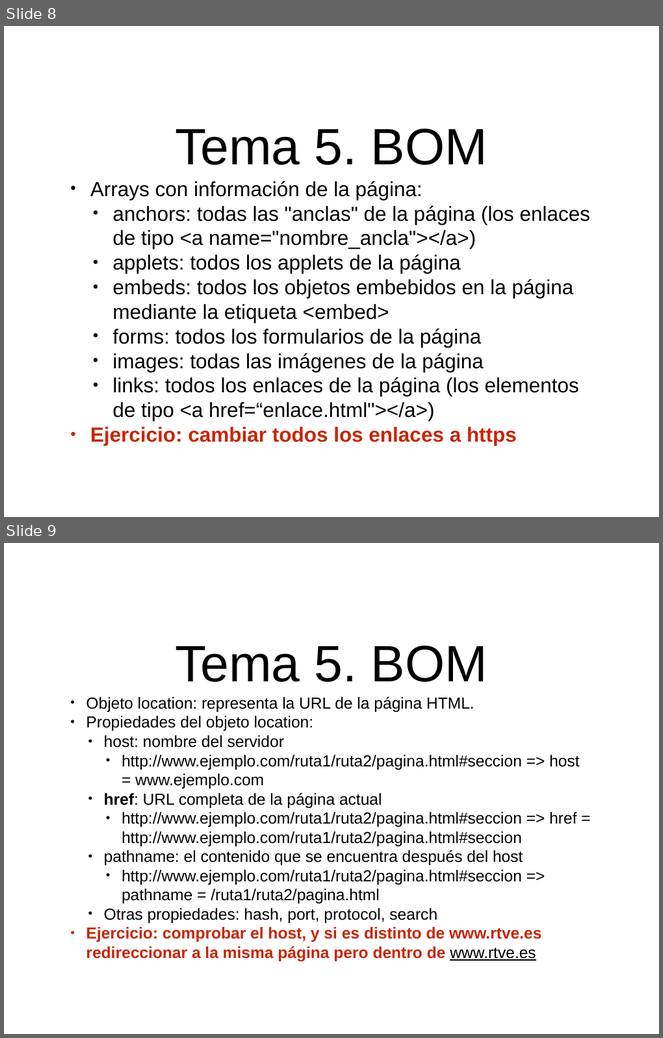
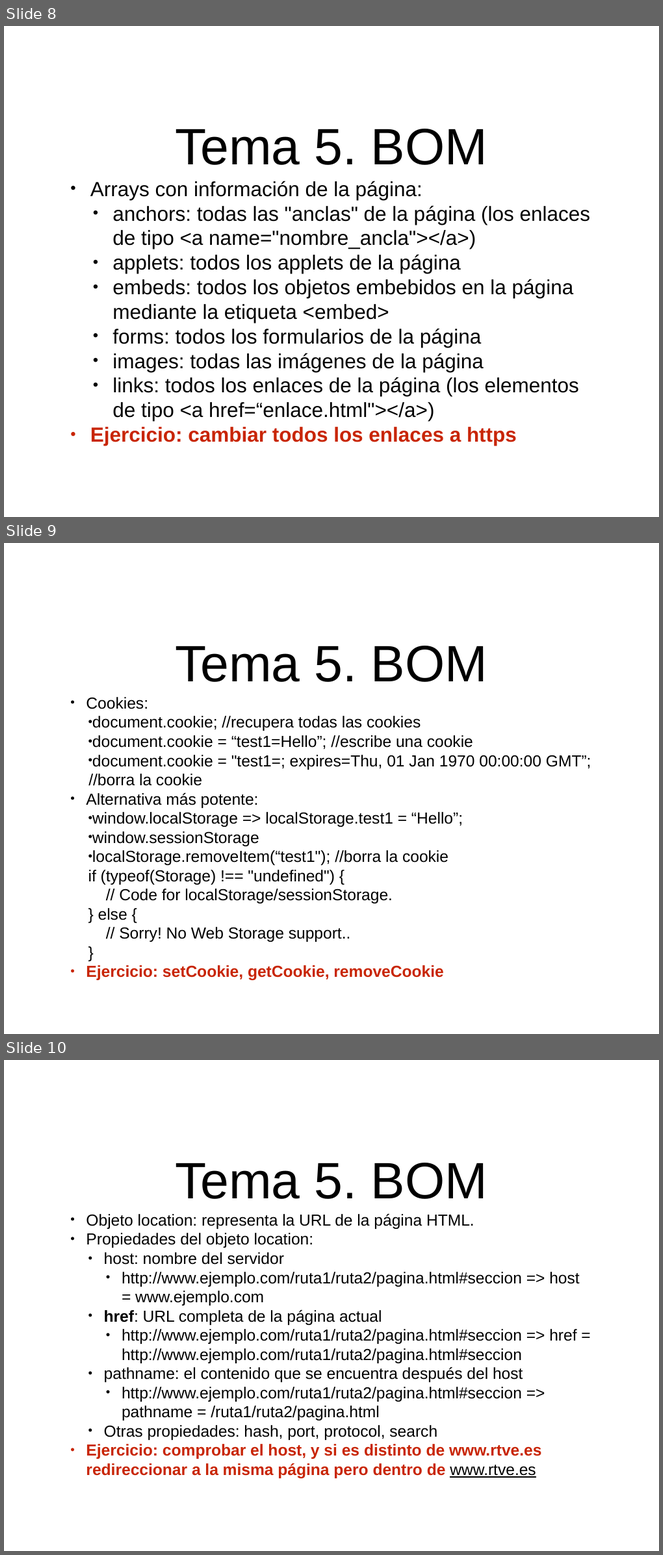
Before and after one commit to fitamix/CursoJS, a slide deck: Tema5/Tema5.ppt. Shown one above the other, each under a label of ours: slides 8 and 9 before the commit, slides 8, 9 and 10 after it. The pictures are 663x1038 and 663x1555 pixels, drawn with LibreOffice and Linux fonts; fonts in the diff are those of the drawing. Boxes give left, top, right and bottom in pixels: in the first picture for what was removed or moved away, otherwise in the second. Text is boxed around its words. In the diff, an @@ line names an element or a change of style, - is before the commit and + after.

Commit message:
añadidas cookies

```diff
--- a/Tema5/Tema5.ppt
+++ b/Tema5/Tema5.ppt
@@ slide 9 added at (x1=4, y1=543, x2=659, y2=1034), background #FFFFFF @@
@@ title added at (x1=175, y1=646, x2=488, y2=682), 80 pt, text #000000 @@
+Tema 5. BOM
@@ subtitle added at (x1=86, y1=697, x2=592, y2=981), 25 pt, text #000000 @@
+• Cookies:
+  • document.cookie; //recupera todas las cookies
+  • document.cookie = “test1=Hello”; //escribe una cookie
+  • document.cookie = "test1=; expires=Thu, 01 Jan 1970 00:00:00 GMT”; //borra la cookie
+• Alternativa más potente:
+  • window.localStorage => localStorage.test1 = “Hello”;
+  • window.sessionStorage
+  • localStorage.removeItem(“test1"); //borra la cookie
+  if (typeof(Storage) !== "undefined") {
+  // Code for localStorage/sessionStorage.
+  } else {
+  // Sorry! No Web Storage support..
+  }
+• Ejercicio: setCookie, getCookie, removeCookie
@@ what was slide 9 is now slide 10 @@
```
Also in this commit, not shown: 1 other file.
